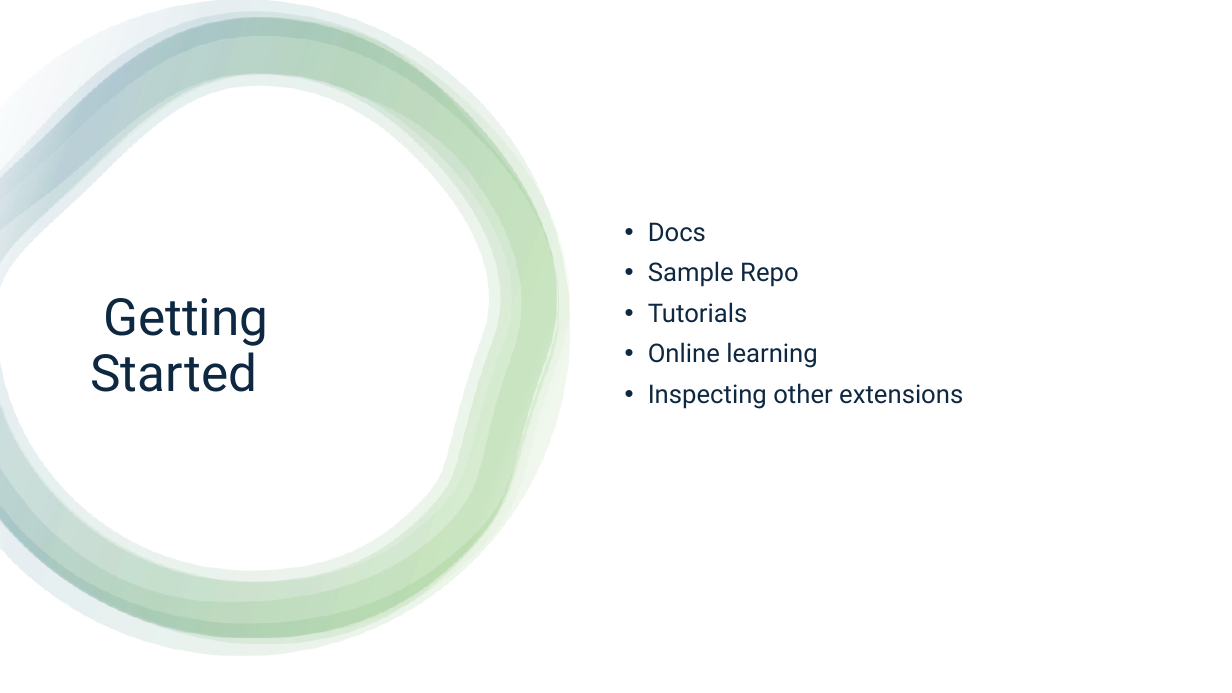
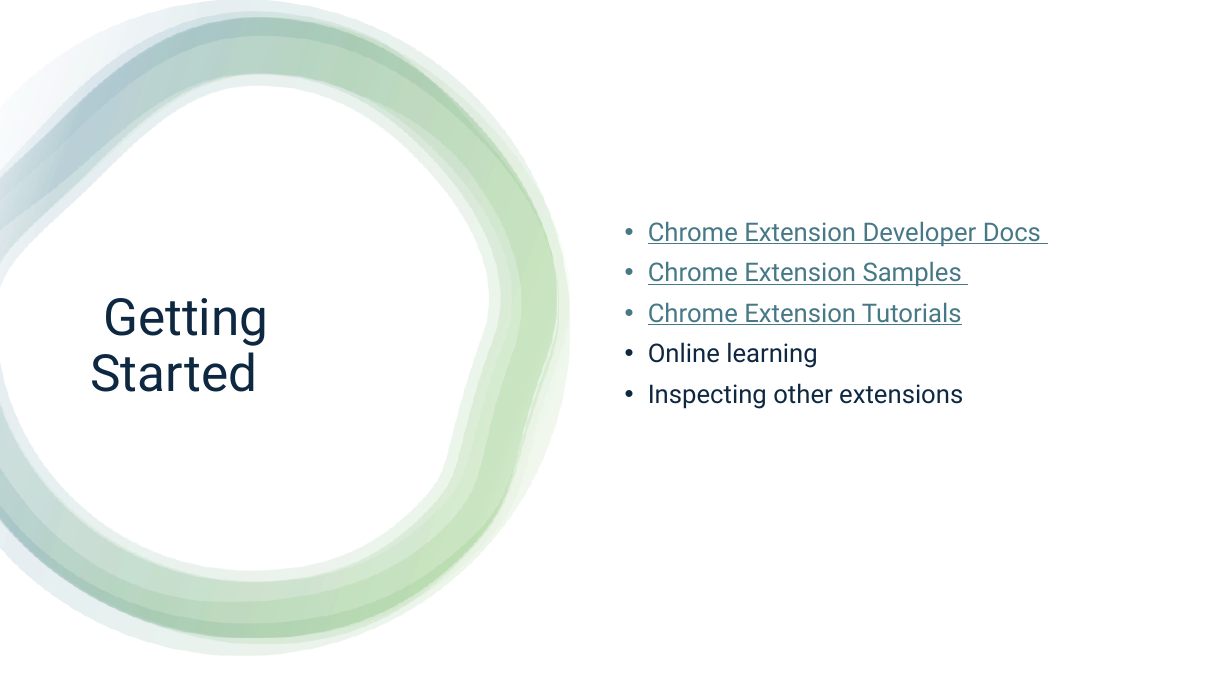
Before and after one commit to ntibbles/accessu, a slide deck: slide 15 of AccessU-browser-extensions-101.pptx. Drawn at 1232x693 pixels with LibreOffice and Linux fonts; fonts in the diff are those of the drawing. Boxes give left, top, right and bottom in pixels: in the first picture for what was removed or moved away, otherwise in the second. Text is boxed around its words. In the diff, an @@ line names an element or a change of style, - is before the commit and + after.

```diff
--- a/AccessU-browser-extensions-101.pptx
+++ b/AccessU-browser-extensions-101.pptx
@@ text at (648,221,1041,325): text changed; text colour #0E2841 to #467886 @@
-• Docs
-• Sample Repo
-• Tutorials
+• Chrome Extension Developer Docs
+• Chrome Extension Samples
+• Chrome Extension Tutorials
```
Also in this commit, not shown: 2 other slides changed, 1 other file.
